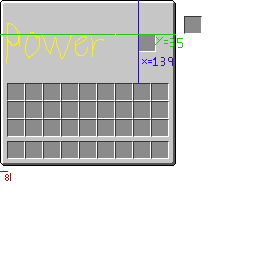
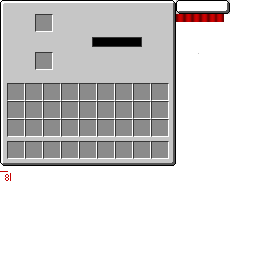
Before/after of a w=256, h=256 layered artwork. What changed in the layer stack:
removed layer "Lines." over [0, 0, 183, 83]
renamed "line basis" to "scale", painted on it over [0, 31, 20, 64]
renamed "Layer 1" to "Layer 0", painted on it over [0, 0, 230, 83]
